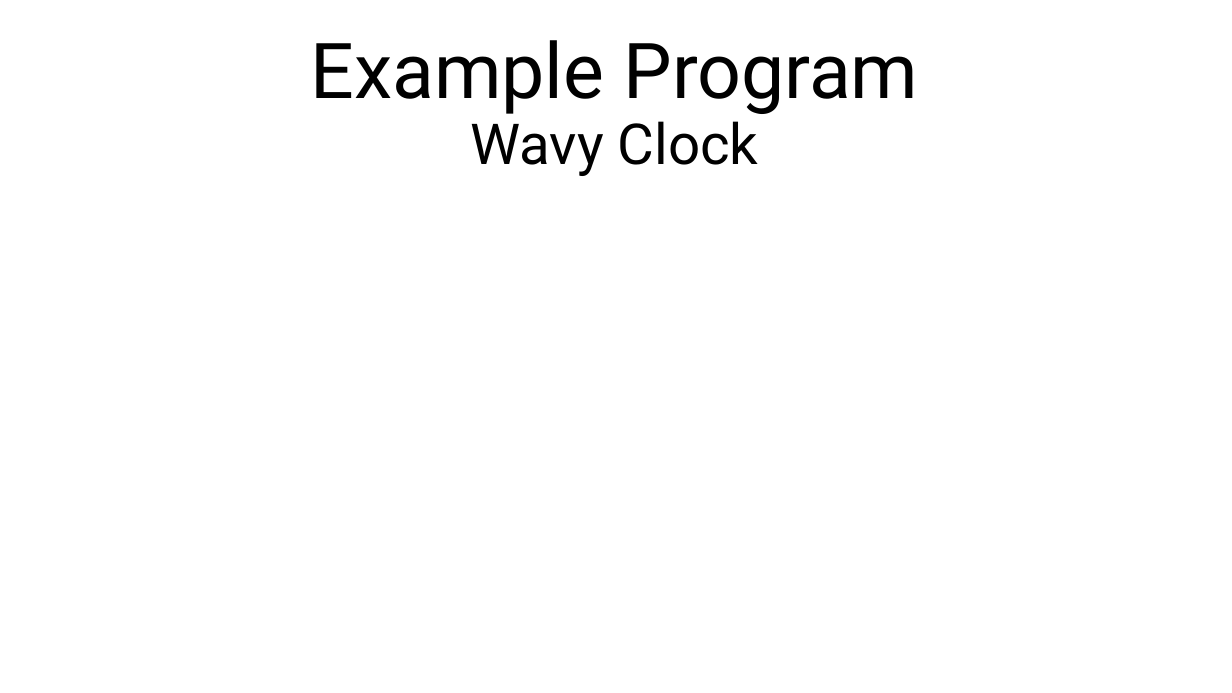
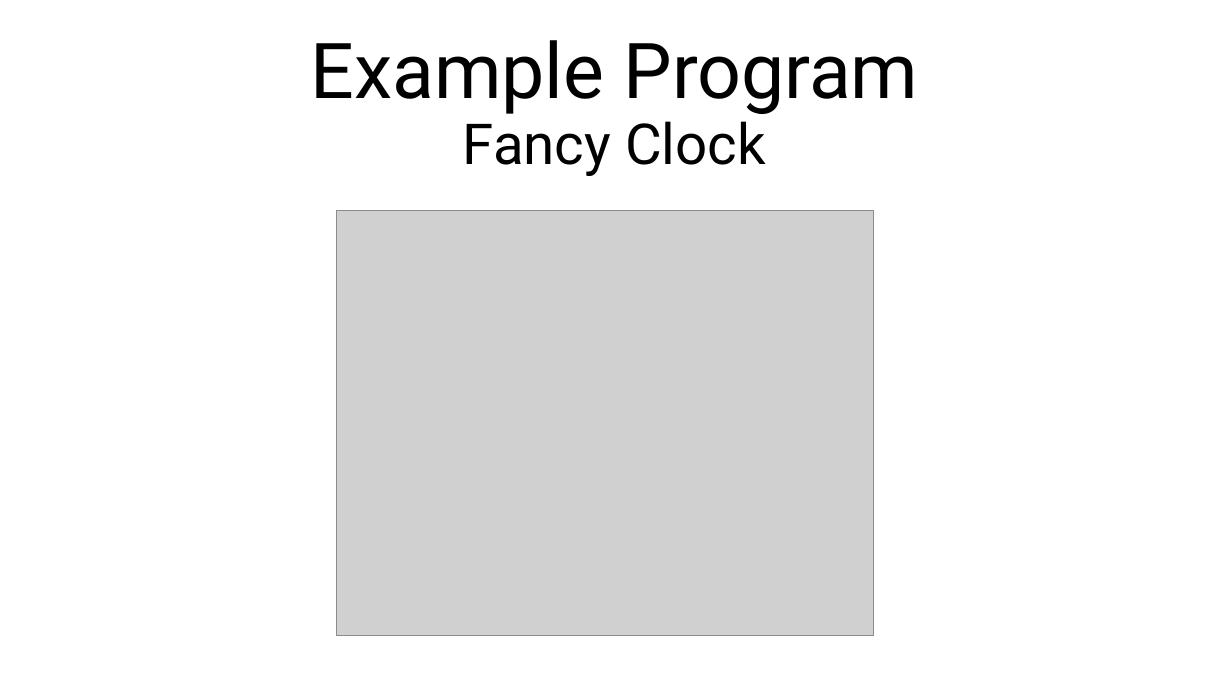
Before and after one commit to SlithyMatt/x16-assembly-tutorial, a slide deck: slide 11 of Lesson16/Lesson16.odp. Drawn at 1232x693 pixels with LibreOffice and Linux fonts; fonts in the diff are those of the drawing; grey boxes stand for pictures. Boxes give left, top, right and bottom in pixels: in the first picture for what was removed or moved away, otherwise in the second. Text is boxed around its words. In the diff, an @@ line names an element or a change of style, - is before the commit and + after.

Commit message:
first draft slides, clock working

```diff
--- a/Lesson16/Lesson16.odp
+++ b/Lesson16/Lesson16.odp
@@ title at [310, 40, 918, 176]: text changed @@
-Example Program
-Wavy Clock
+Example Program
+Fancy Clock
@@ picture added at [336, 211, 874, 636] @@
```
Also in this commit, not shown: 2 other files.
